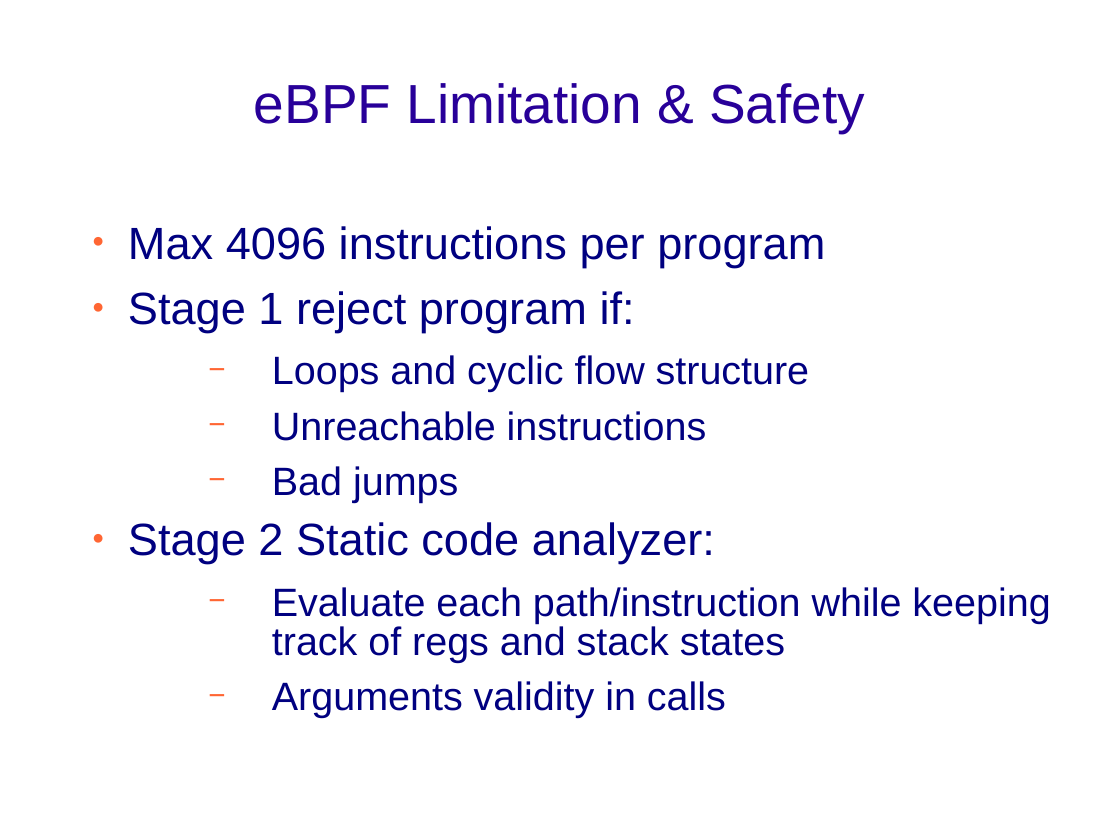
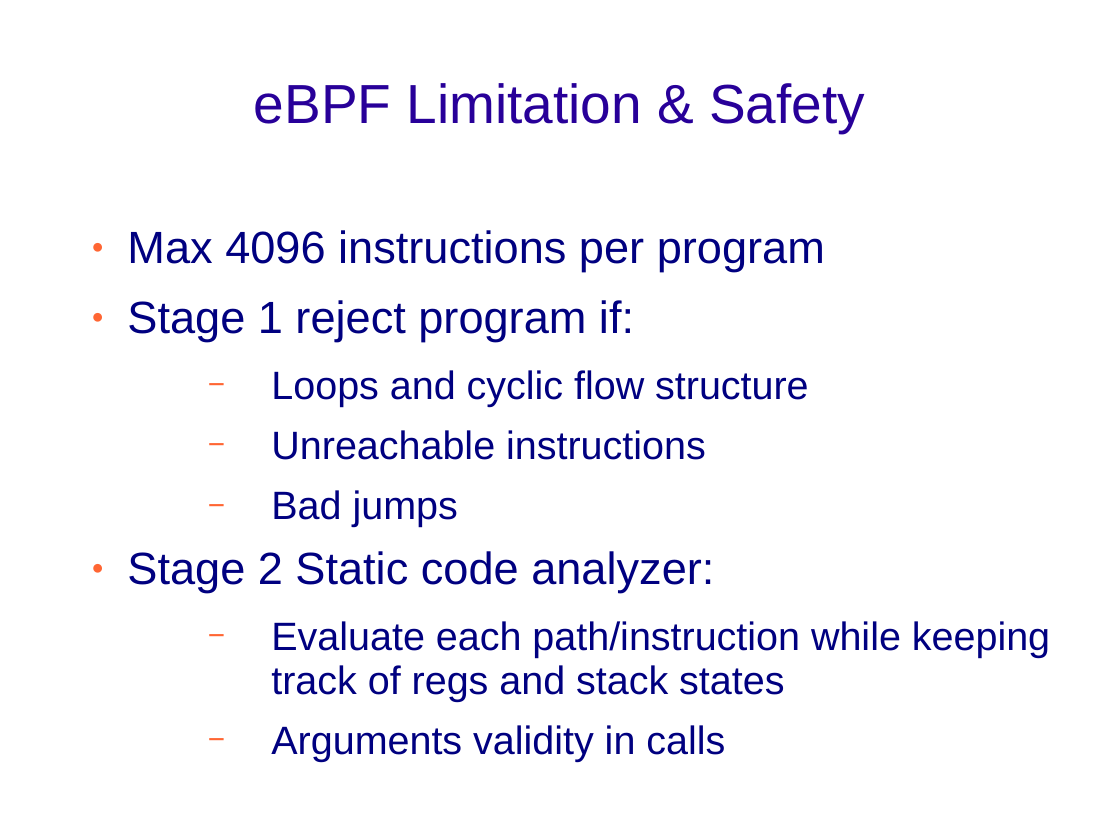
Before and after one commit to netgroup-polito/ebpf-test, a slide deck: slide 20 of eBPF - Short Presentation.ppt (slide 19 before the commit). Drawn at 1120x840 pixels with LibreOffice and Linux fonts; fonts in the diff are those of the drawing; background and template pictures are left out. Boxes give left, top, right and bottom in pixels: in the first picture for what was removed or moved away, otherwise in the second. Text is boxed around its words. In the diff, an @@ line names an element or a change of style, - is before the commit and + after.

```diff
--- a/eBPF - Short Presentation.ppt
+++ b/eBPF - Short Presentation.ppt
@@ text "Max 4096 instructions per program" at bbox=[127, 230, 1050, 762]: line spacing 0.83 to 0.93; indent changed @@
```
Also in this commit, not shown: 8 other slides changed, 1 slide added, 5 other files.
